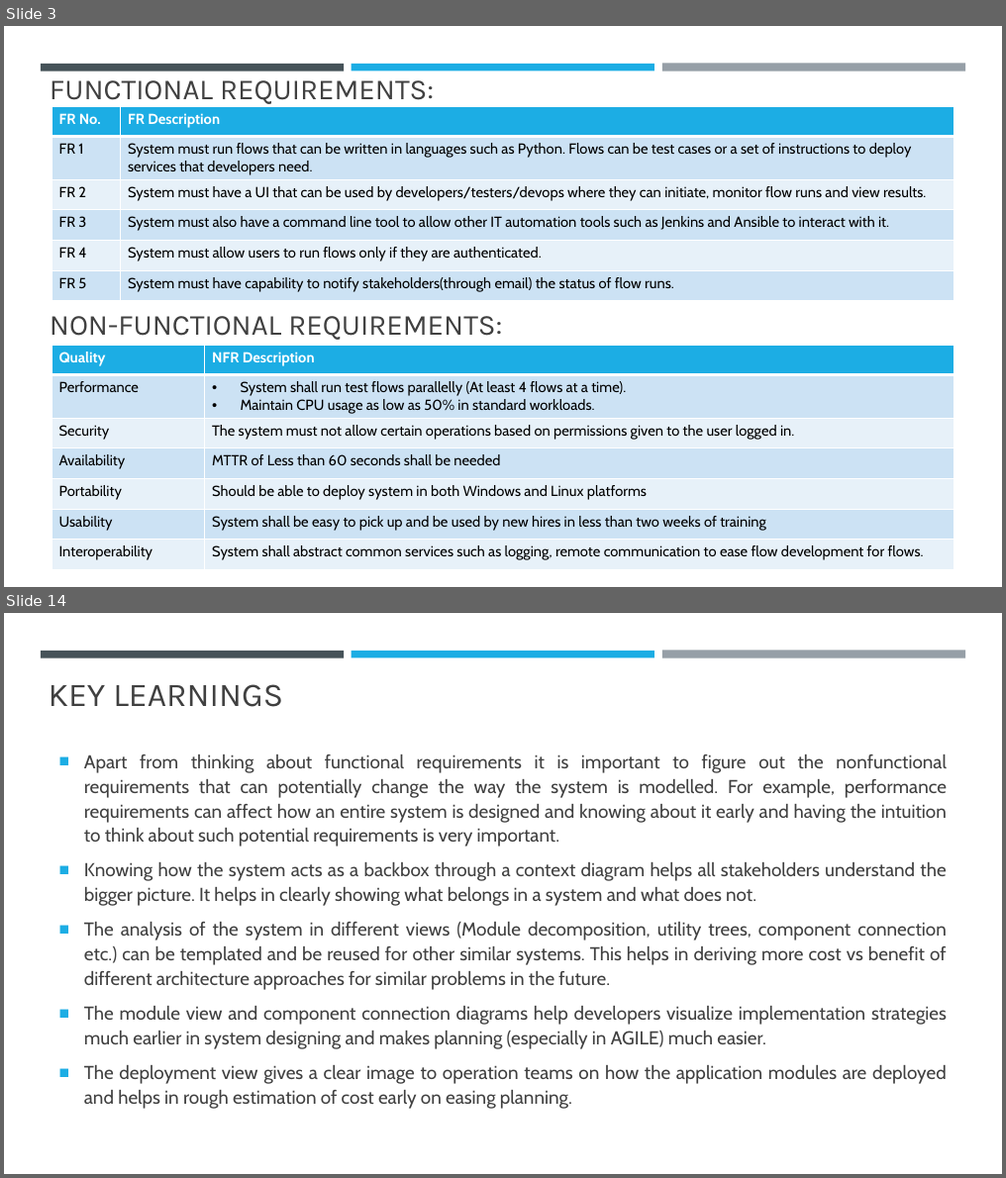
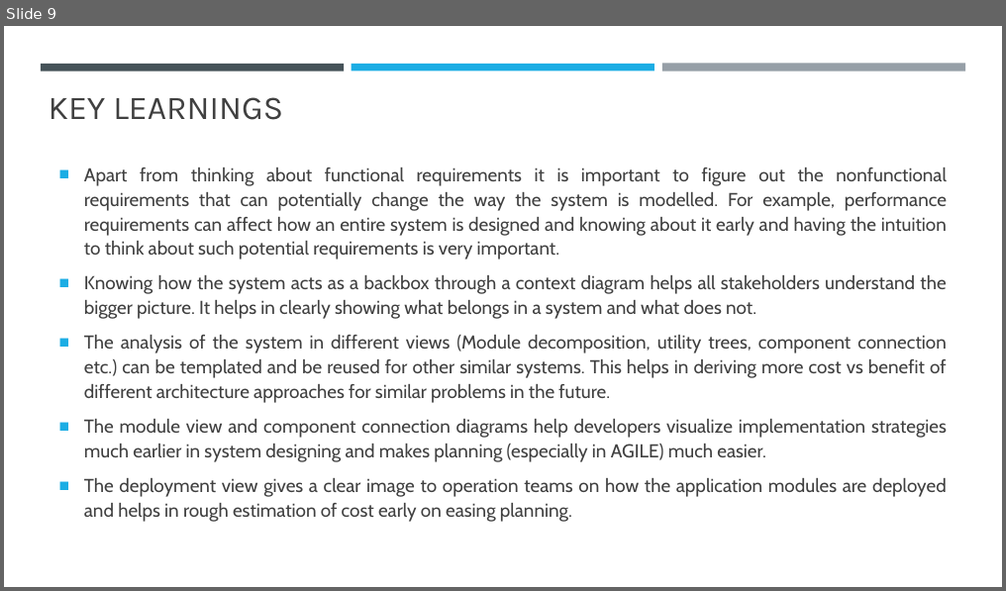
Before and after one commit to Akhilsudh/BITS-Assignment, a slide deck: Semester 2/Software Architecture/Assignment 2/SA-Assignment-2021MT12054.pptx. Shown one above the other, each under a label of ours: slides 3 and 14 before the commit, slide 9 after it; the slides between them are not shown. The pictures are 1006x1178 and 1006x591 pixels, drawn with LibreOffice and Linux fonts; fonts in the diff are those of the drawing. Boxes give left, top, right and bottom in pixels: in the first picture for what was removed or moved away, otherwise in the second. Text is boxed around its words. In the diff, an @@ line names an element or a change of style, - is before the commit and + after.

```diff
--- a/Semester 2/Software Architecture/Assignment 2/SA-Assignment-2021MT12054.pptx
+++ b/Semester 2/Software Architecture/Assignment 2/SA-Assignment-2021MT12054.pptx
@@ slide 3 removed at [4,26,1002,587], background #FFFFFF; not listed: 3 template elements that a slide beside it also shows @@
@@ title removed at [50,80,434,104] @@
-FUNCTIONAL REQUIREMENTS:
@@ table removed at [52,106,954,300], 6 rows, 2 columns @@
-FR No. | FR Description
-FR 1 | System must run flows that can be written in languages such as Python. Flows can be test cases or a set of instructions to deploy services that developers need.
-FR 2 | System must have a UI that can be used by developers/testers/devops where they can initiate, monitor flow runs and view results.
-FR 3 | System must also have a command line tool to allow other IT automation tools such as Jenkins and Ansible to interact with it.
-FR 4 | System must allow users to run flows only if they are authenticated.
-FR 5 | System must have capability to notify stakeholders(through email) the status of flow runs.
@@ text removed at [50,316,502,340] @@
-NON-FUNCTIONAL REQUIREMENTS:
@@ table removed at [52,345,954,570], 7 rows, 2 columns @@
-Quality | NFR Description
-Performance | System shall run test flows parallelly (At least 4 flows at a time). / Maintain CPU usage as low as 50% in standard workloads.
-Security | The system must not allow certain operations based on permissions given to the user logged in.
-Availability | MTTR of Less than 60 seconds shall be needed
-Portability | Should be able to deploy system in both Windows and Linux platforms
-Usability | System shall be easy to pick up and be used by new hires in less than two weeks of training
-Interoperability | System shall abstract common services such as logging, remote communication to ease flow development for flows.
@@ what was slide 14 is now slide 9 @@
```
Also in this commit, not shown: 3 slides changed, 5 slides added, 9 other slides removed, 9 other files.
